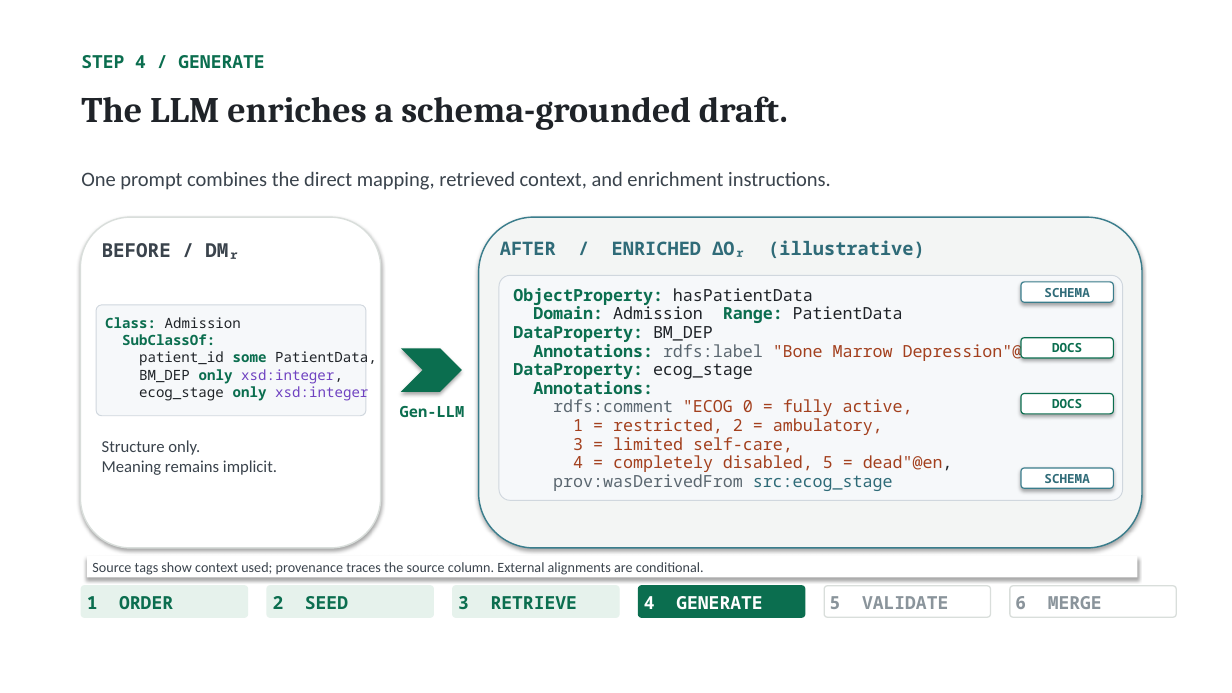
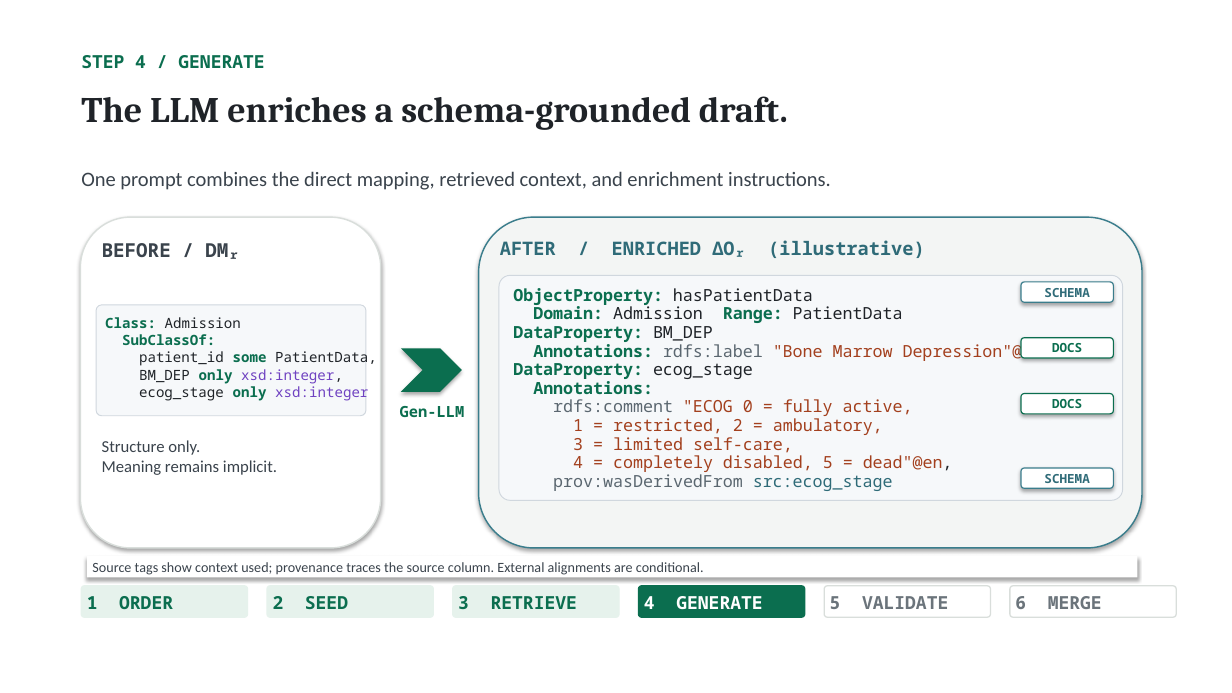
Before and after one commit to NadeenAhmad/rigor_private, a slide deck: slide 9 of presentation/RIGOR_ISWC2026.pptx. Drawn at 1232x693 pixels with LibreOffice and Linux fonts; fonts in the diff are those of the drawing. Boxes give left, top, right and bottom in pixels: in the first picture for what was removed or moved away, otherwise in the second. Text is boxed around its words. In the diff, an @@ line names an element or a change of style, - is before the commit and + after.

```diff
--- a/presentation/RIGOR_ISWC2026.pptx
+++ b/presentation/RIGOR_ISWC2026.pptx
@@ text "5 VALIDATE" at [830, 596, 948, 609]: text colour #8A949B to #6B747B @@
@@ text "6 MERGE" at [1015, 596, 1102, 609]: text colour #8A949B to #6B747B @@
```
Also in this commit, not shown: 15 other slides changed, 8 other files.
